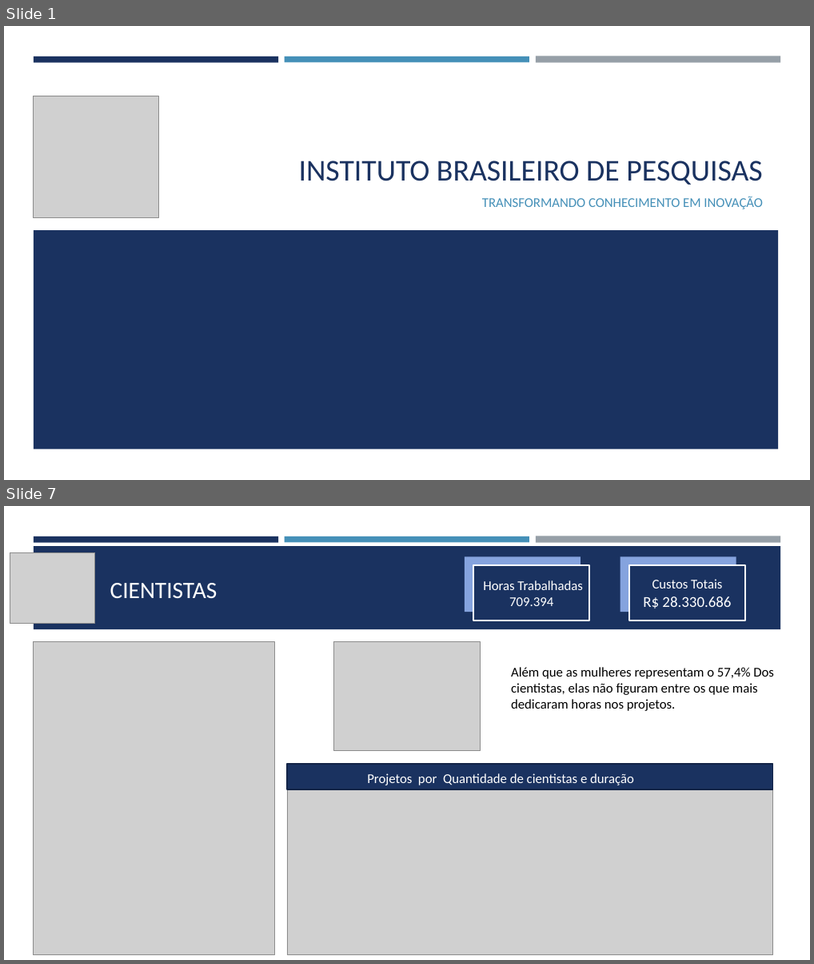
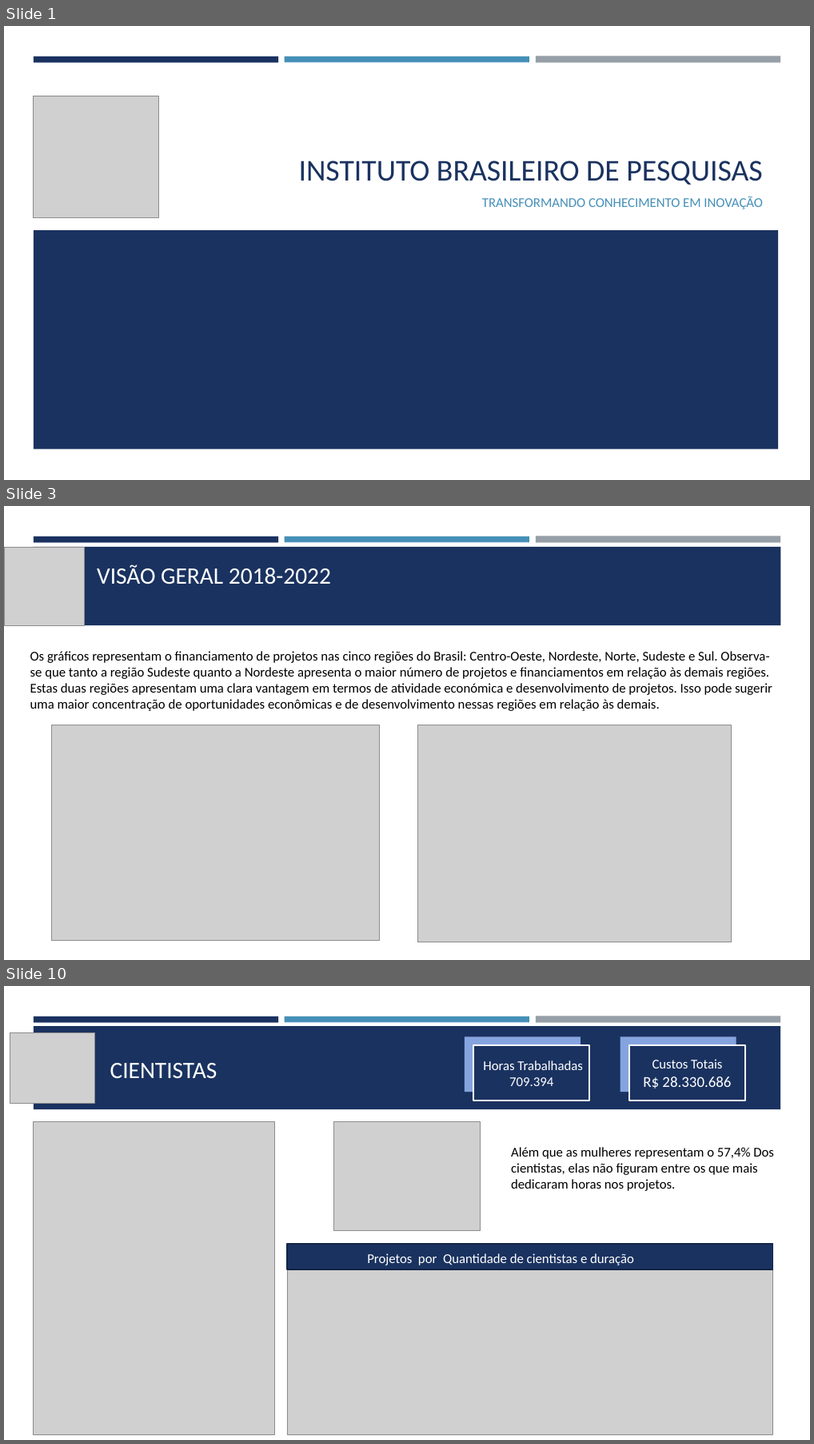
Before and after one commit to ausentes/projectositetoti, a slide deck: Relatorio Toti Cientistas.pptm. Shown one above the other, each under a label of ours: slides 1 and 7 before the commit, slides 1, 3 and 10 after it; the slides between them are not shown. The pictures are 814x964 and 814x1444 pixels, drawn with LibreOffice and Linux fonts; fonts in the diff are those of the drawing; grey boxes stand for pictures. Boxes give left, top, right and bottom in pixels: in the first picture for what was removed or moved away, otherwise in the second. Text is boxed around its words. In the diff, an @@ line names an element or a change of style, - is before the commit and + after.

```diff
--- a/Relatorio Toti Cientistas.pptm
+++ b/Relatorio Toti Cientistas.pptm
@@ slide 3 added at (x1=4, y1=506, x2=810, y2=960), background #FFFFFF; not listed: 3 template elements that a slide beside it also shows @@
@@ picture added at (x1=4, y1=547, x2=85, y2=626) @@
@@ rectangle added at (x1=33, y1=547, x2=782, y2=625), fill #1A3260 @@
@@ text added at (x1=97, y1=564, x2=331, y2=584), 28 pt, text #FFFFFF @@
+VISÃO GERAL 2018-2022
@@ text added at (x1=30, y1=651, x2=773, y2=711), 16 pt, text #000000 @@
+Os gráficos representam o financiamento de projetos nas cinco regiões do Brasil: Centro-Oeste, Nordeste, Norte, Sudeste e Sul. Observa-se que tanto a região Sudeste quanto a Nordeste apresenta o maior número de projetos e financiamentos em relação às demais regiões. Estas duas regiões apresentam uma clara vantagem em termos de atividade económica e desenvolvimento de projetos. Isso pode sugerir uma maior concentração de oportunidades econômicas e de desenvolvimento nessas regiões em relação às demais.
@@ picture added at (x1=52, y1=725, x2=380, y2=940) @@
@@ picture added at (x1=418, y1=725, x2=732, y2=942) @@
@@ what was slide 7 is now slide 10 @@
```
Also in this commit, not shown: 4 slides changed, 5 other slides added, 2 slides removed.
